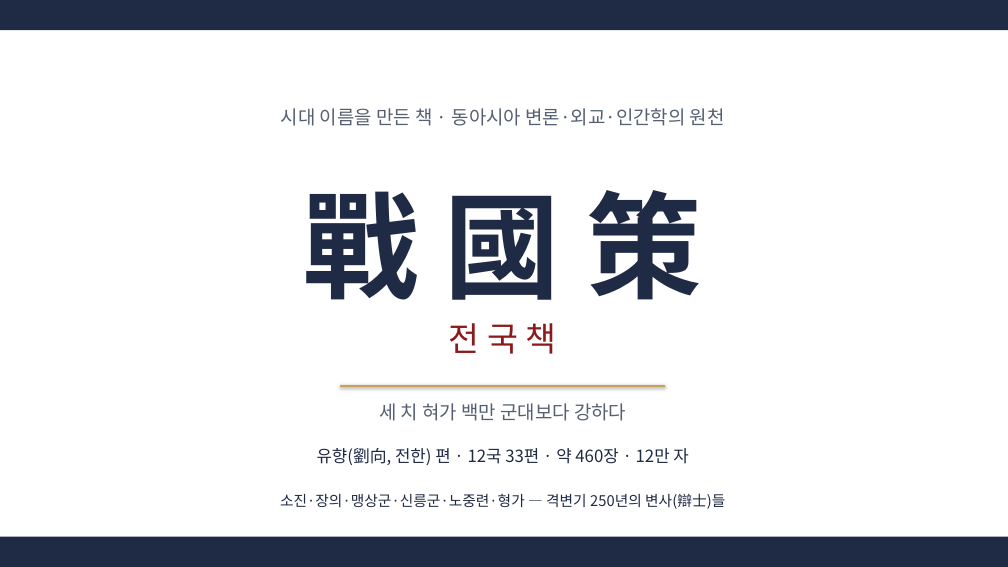
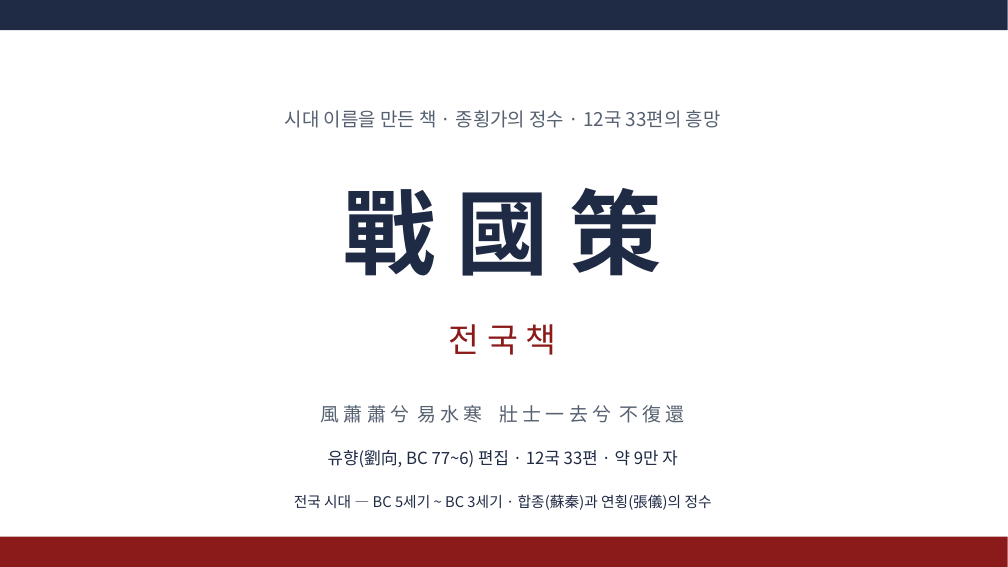
Before and after one commit to hpark1947/Oriental-Classics2, a slide deck: slide 1 of 발표자료/전국책.pptx. Drawn at 1008x567 pixels with LibreOffice and Linux fonts; fonts in the diff are those of the drawing. Boxes give left, top, right and bottom in pixels: in the first picture for what was removed or moved away, otherwise in the second. Text is boxed around its words. In the diff, an @@ line names an element or a change of style, - is before the commit and + after.

```diff
--- a/발표자료/전국책.pptx
+++ b/발표자료/전국책.pptx
@@ text at [285, 110, 721, 128]: text changed @@
-시대 이름을 만든 책 · 동아시아 변론·외교·인간학의 원천
+시대 이름을 만든 책 · 종횡가의 정수 · 12국 33편의 흥망
@@ text "戰 國 策" at [343, 188, 662, 276]: size 110 to 88 pt @@
@@ line removed from (340, 386) to (665, 386) @@
@@ text at [321, 405, 685, 423]: text changed @@
-세 치 혀가 백만 군대보다 강하다
+風 蕭 蕭 兮 易 水 寒 壯 士 一 去 兮 不 復 還
@@ text at [328, 450, 677, 467]: text changed @@
-유향(劉向, 전한) 편 · 12국 33편 · 약 460장 · 12만 자
+유향(劉向, BC 77~6) 편집 · 12국 33편 · 약 9만 자
@@ text at [294, 494, 712, 510]: text changed @@
-소진·장의·맹상군·신릉군·노중련·형가 — 격변기 250년의 변사(辯士)들
+전국 시대 — BC 5세기 ~ BC 3세기 · 합종(蘇秦)과 연횡(張儀)의 정수
@@ rectangle at [0, 537, 1008, 567]: fill #1F2A44 to #8B1A1A @@
```
Also in this commit, not shown: 3 other slides changed, 56 slides added, 44 slides removed, 2 other files.
